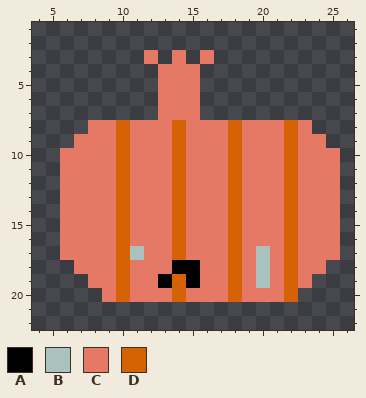
A pixel-art sprite gets an edit: packages/nouns-img-permutator/assets/layer-3/head-onion.png. That is the earlier state.
The file is 32x32 pixels. Shown: x 4..26, y 1..22.
Palette (. is transparent): A #000000  B #abc1be  C #e57966  D #d56306
The same view after the edit:
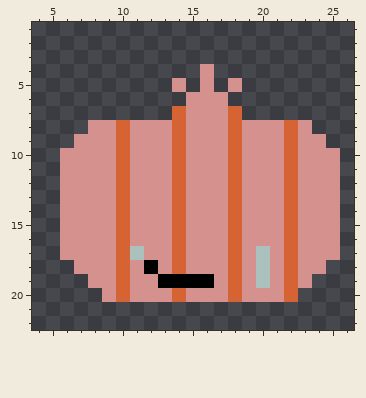
Change:
colour C: #e57966 -> #d5918d
colour D: #d56306 -> #d56333
y 3: x 12 C -> .; x 14 C -> .; x 16 C -> .
y 4: x 13..16 CCC. -> ...C
y 5: x 13 C -> .; x 15..16 C. -> .C; x 18 . -> C
y 6: x 13..14 CC -> ..; x 16..17 .. -> CC
y 7: x 13..14 CC -> .D; x 16..18 ... -> CCD
y 18: x 12 C -> A; x 14..15 AA -> DC
y 19: x 14 D -> A; x 16 C -> A
Where, in picture pixels (left, top, right, bottom), the same in both pictures:
changed: (60, 50, 340, 302)
